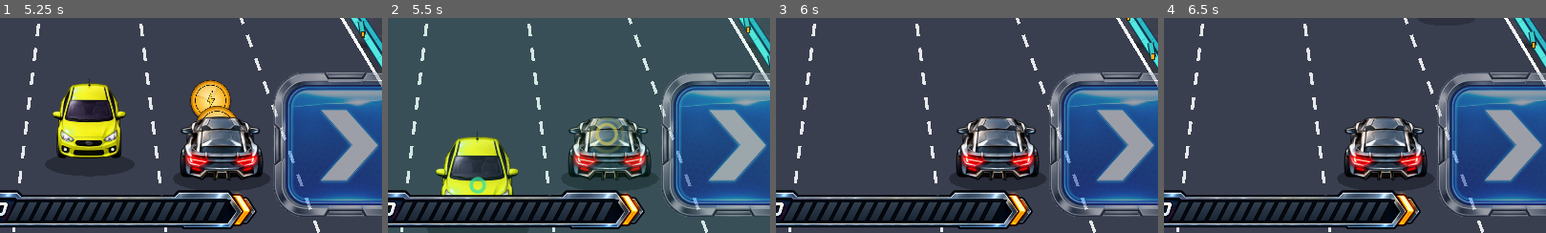
Above: before the commit, frames 1-4 (left to right).
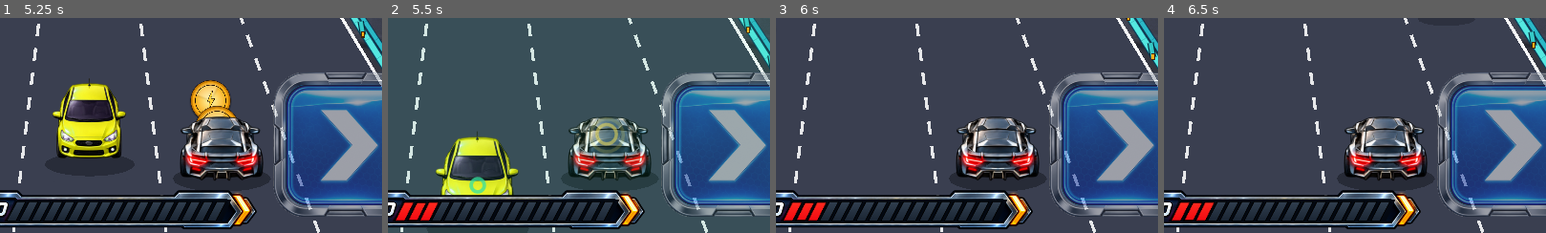
Above: after the commit, the same moments.

Repository: kjs8806/swerve
Game: Godot game, scene res://scenes/Main.tscn
The game is run twice, just before and just after one commit, with the same random seed, the same clock (stepped at 60 frames per second) and the same inputs. Sound files missing from this copy of the repository are replaced by a short silence.
Inputs:
- Up to frame 1 (5.25 s): click "START RACE" at 0.5 s; tap Enter at 1.25, 1.35, 2.3, 2.85, 3.6, 5.1 s; hold Right 1.28-2.78 s; tap Space at 1.52, 1.55, 1.82, 2.1, 2.27, 2.57, 3.05, 3.77, 4.07, 4.35, 4.52, 4.82 s; hold Left 2.78-5.03 s; hold Right from 5.03 s (still down)
- Up to frame 2 (5.5 s): keep holding Right; tap Space at 5.27 s
- Up to frame 3 (6 s): keep holding Right; tap Space at 5.57 s; tap Enter at 5.85 s
- Up to frame 4 (6.5 s): keep holding Right; tap Space at 6.05 s
The pictures show only the part of the screen within x 38-88%, y 50-100%; the shares and areas given below are measured in that part.

Frame 1 is identical in both runs. In frame 2, 0.6% of the frame differs, in the area x 2-14%, y 85-95%; in frame 3, 0.6%; in frame 4, 0.6%.

Commit message:
Charge turbo through near misses

Diff:
--- a/godot/levels/level_01_sydney.tres
+++ b/godot/levels/level_01_sydney.tres
@@ -24,5 +24,3 @@
 coin_interval_max = 1.25
 coin_run_min = 2
 coin_run_max = 4
-turbo_spawn_min = 8.0
-turbo_spawn_max = 11.0
--- a/godot/levels/level_02_rio.tres
+++ b/godot/levels/level_02_rio.tres
@@ -22,5 +22,3 @@
 coin_interval_max = 1.45
 coin_run_min = 2
 coin_run_max = 4
-turbo_spawn_min = 8.5
-turbo_spawn_max = 11.5
--- a/godot/levels/level_03_paris.tres
+++ b/godot/levels/level_03_paris.tres
@@ -22,5 +22,3 @@
 coin_interval_max = 1.6
 coin_run_min = 2
 coin_run_max = 4
-turbo_spawn_min = 9.0
-turbo_spawn_max = 12.0
--- a/godot/levels/level_04_london.tres
+++ b/godot/levels/level_04_london.tres
@@ -22,5 +22,3 @@
 coin_interval_max = 1.75
 coin_run_min = 1
 coin_run_max = 4
-turbo_spawn_min = 9.5
-turbo_spawn_max = 12.5
--- a/godot/levels/level_05_singapore.tres
+++ b/godot/levels/level_05_singapore.tres
@@ -22,5 +22,3 @@
 coin_interval_max = 1.9
 coin_run_min = 1
 coin_run_max = 3
-turbo_spawn_min = 10.0
-turbo_spawn_max = 13.0
--- a/godot/levels/level_06_new_york.tres
+++ b/godot/levels/level_06_new_york.tres
@@ -22,5 +22,3 @@
 coin_interval_max = 2.0
 coin_run_min = 1
 coin_run_max = 3
-turbo_spawn_min = 10.5
-turbo_spawn_max = 13.5
--- a/godot/levels/level_07_dubai.tres
+++ b/godot/levels/level_07_dubai.tres
@@ -22,5 +22,3 @@
 coin_interval_max = 2.1
 coin_run_min = 1
 coin_run_max = 3
-turbo_spawn_min = 11.0
-turbo_spawn_max = 14.0
--- a/godot/levels/level_08_mumbai.tres
+++ b/godot/levels/level_08_mumbai.tres
@@ -22,5 +22,3 @@
 coin_interval_max = 2.2
 coin_run_min = 1
 coin_run_max = 3
-turbo_spawn_min = 11.5
-turbo_spawn_max = 14.5
--- a/godot/levels/level_09_hong_kong.tres
+++ b/godot/levels/level_09_hong_kong.tres
@@ -22,5 +22,3 @@
 coin_interval_max = 2.3
 coin_run_min = 1
 coin_run_max = 3
-turbo_spawn_min = 12.0
-turbo_spawn_max = 15.0
--- a/godot/levels/level_10_tokyo.tres
+++ b/godot/levels/level_10_tokyo.tres
@@ -22,5 +22,3 @@
 coin_interval_max = 2.4
 coin_run_min = 1
 coin_run_max = 2
-turbo_spawn_min = 12.5
-turbo_spawn_max = 16.0
--- a/godot/levels/level_11_impossible.tres
+++ b/godot/levels/level_11_impossible.tres
@@ -26,7 +26,5 @@
 coin_interval_max = 3.3
 coin_run_min = 1
 coin_run_max = 1
-turbo_spawn_min = 16.0
-turbo_spawn_max = 21.0
 fog_density = 1.0
 fog_color = Color(0.38, 0.3, 0.5, 1.0)
--- a/godot/scripts/LevelConfig.gd
+++ b/godot/scripts/LevelConfig.gd
@@ -28,8 +28,6 @@
 @export var coin_interval_max: float = 2.8
 @export_range(1, 5) var coin_run_min: int = 1
 @export_range(1, 5) var coin_run_max: int = 3
-@export var turbo_spawn_min: float = 7.0
-@export var turbo_spawn_max: float = 11.0
 
 @export_group("Atmosphere")
 @export_range(0.0, 1.0) var fog_density: float = 0.0
--- a/godot/scripts/Race.gd
+++ b/godot/scripts/Race.gd
@@ -22,6 +22,7 @@
 const TURBO_GAUGE_MAX := 100.0
 const TURBO_DURATION := 4.2
 const TURBO_DRAIN_PER_SEC := TURBO_GAUGE_MAX / TURBO_DURATION
+const NEAR_MISS_TURBO_GAIN := 12.5
 const NITRO_CAPACITOR_SECONDS := 0.25
 const QUICKSHIFT_REQUIRED_CHANGES := 5
 const QUICKSHIFT_BOOST_TIME := 0.9
@@ -93,7 +94,6 @@
 # draw size is derived from this instead of the raw texture pixel size - a
 # bit larger than the old sprite's on-screen footprint.
 const COIN_DRAW_SCALE := 0.19
-const TEX_TURBO_PICKUP := preload("res://assets/collectibles/turbo-pickup.png")
 const TURBO_SEGMENT_COUNT := 17
 const TEX_TURBO_SEGMENT_RED := preload("res://assets/hud/turbo-segment-red.png")
 const TEX_TURBO_SEGMENT_ORANGE := preload("res://assets/hud/turbo-segment-orange.png")
@@ -149,10 +149,8 @@
 var road_scroll: float = 0.0
 var obstacles: Array = []
 var coins_list: Array = []
-var turbo_pickups: Array = []
 var obstacle_timer: float = 0.0
 var coin_timer: float = 0.0
-var turbo_spawn_timer: float = 0.0
 var phantom_differential_used := false
 var clean_lane_changes := 0
 var collected_coin_count := 0
@@ -534,10 +532,8 @@
 	road_scroll = 0.0
 	obstacles.clear()
 	coins_list.clear()
-	turbo_pickups.clear()
 	obstacle_timer = 0.6
 	coin_timer = 0.9
-	turbo_spawn_timer = randf_range(active_level.turbo_spawn_min, active_level.turbo_spawn_max)
 	phantom_differential_used = false
 	clean_lane_changes = 0
 	collected_coin_count = 0
@@ -814,12 +810,6 @@
 		coins_list.append({"lane": lane, "p": -i * 0.06, "collected": false})
 
 
-func _spawn_turbo_pickup() -> void:
-	# Lane indices keep pickups centered using the live lane geometry.
-	var lane := randi() % LANES
-	turbo_pickups.append({"lane": lane, "p": 0.0, "collected": false})
-
-
 func _activate_timed_turbo() -> void:
 	var was_active := is_turbo
 	turbo_gauge = TURBO_GAUGE_MAX
@@ -900,6 +890,7 @@
 				penalty_t = COLLISION_RECOVER_TIME * (0.6 if _has_part("rallycore_suspension") else 1.0)
 				boost_t = 0.0
 				combo = 0
+				turbo_gauge = 0.0
 				clean_lane_changes = 0
 				hit_flash = 0.25
 				shake_t = SHAKE_DURATION
@@ -917,6 +908,10 @@
 				popup_combo(callout["text"], Color(1.0, 0.78, 0.05))
 				_play_combo_badge_fx()
 				_audio_call(&"combo_increased", [combo])
+				if not is_turbo:
+					turbo_gauge = minf(TURBO_GAUGE_MAX, turbo_gauge + NEAR_MISS_TURBO_GAIN)
+					if turbo_gauge >= TURBO_GAUGE_MAX:
+						_activate_timed_turbo()
 
 	obstacles = obstacles.filter(func(o): return o["p"] < REMOVE_AT)
 
@@ -947,16 +942,6 @@
 
 	coins_list = coins_list.filter(func(c): return not c["collected"] and c["p"] < REMOVE_AT)
 
-	for pickup in turbo_pickups:
-		if pickup["collected"]:
-			continue
-		pickup["p"] += dp
-		if pickup["lane"] == player_lane and pickup["p"] >= COLLIDE_AT and pickup["p"] < COLLIDE_AT + 0.05:
-			pickup["collected"] = true
-			_activate_timed_turbo()
-
-	turbo_pickups = turbo_pickups.filter(func(pickup): return not pickup["collected"] and pickup["p"] < REMOVE_AT)
-
 	obstacle_timer -= dt
 	if obstacle_timer <= 0.0:
 		# Stop feeding in new oncoming traffic once the finish line has
@@ -971,11 +956,6 @@
 	if coin_timer <= 0.0:
 		_spawn_coins()
 		coin_timer = randf_range(active_level.coin_interval_min, active_level.coin_interval_max)
-
-	turbo_spawn_timer -= dt
-	if turbo_spawn_timer <= 0.0:
-		_spawn_turbo_pickup()
-		turbo_spawn_timer = randf_range(active_level.turbo_spawn_min, active_level.turbo_spawn_max)
 
 	if hit_flash > 0.0:
 		hit_flash = maxf(0.0, hit_flash - dt)
@@ -1019,14 +999,12 @@
 		_save_progress()
 		win_flash = 0.5
 		_deactivate_turbo()
-		turbo_pickups.clear()
 		_audio_call(&"finish_race", [true])
 		_show_end_screen(true)
 	elif time >= active_level.race_time:
 		state = State.LOSE
 		_bank_race_gold()
 		_deactivate_turbo()
-		turbo_pickups.clear()
 		_audio_call(&"finish_race", [false])
 		_show_end_screen(false)
 
@@ -1106,10 +1084,6 @@
 		if c["p"] < -0.1:
 			continue
 		draw_items.append({"p": c["p"], "cb": func(): _draw_coin_item(c)})
-	for pickup in turbo_pickups:
-		if pickup["p"] < -0.1:
-			continue
-		draw_items.append({"p": pickup["p"], "cb": func(): _draw_turbo_pickup(pickup)})
 	for o in obstacles:
 		draw_items.append({"p": o["p"], "cb": func(): _draw_obstacle(o)})
 
@@ -1516,14 +1490,6 @@
 	draw_arc(fx["pos"], radius, 0.0, TAU, 20, col, 3.0 * fx["scale"], true)
 
 
-func _draw_turbo_pickup(pickup: Dictionary) -> void:
-	var p: float = pickup["p"]
-	var pos := Vector2(lane_x(pickup["lane"], p), row_y(p))
-	var pulse := 0.92 + 0.08 * sin(elapsed_t * 7.0 + p * 4.0)
-	var visual_scale := scale_at(p) * 0.30 * pulse
-	_draw_sprite_centered(TEX_TURBO_PICKUP, pos, visual_scale)
-
-
 func _draw_finish_tape(p: float) -> void:
 	var scale := scale_at(p)
 	var cx := center_x()
--- a/godot/tools/validate_levels.gd
+++ b/godot/tools/validate_levels.gd
@@ -51,7 +51,7 @@
 		_fail("%s minimum wave interval is below %.2fs" % [prefix, MIN_SAFE_WAVE_INTERVAL])
 	if MIN_SAFE_WAVE_INTERVAL < RESPONSE_TIME_FOR_TWO_CHANGES:
 		_fail("Global wave interval cannot accommodate two lane-change inputs")
-	if config.coin_interval_min > config.coin_interval_max or config.turbo_spawn_min > config.turbo_spawn_max:
+	if config.coin_interval_min > config.coin_interval_max:
 		_fail("%s has a reversed pickup interval" % prefix)
 	if index < LevelCatalog.MAIN_LEVEL_COUNT:
 		if config.unlocked_by_default or not config.advances_progression:
